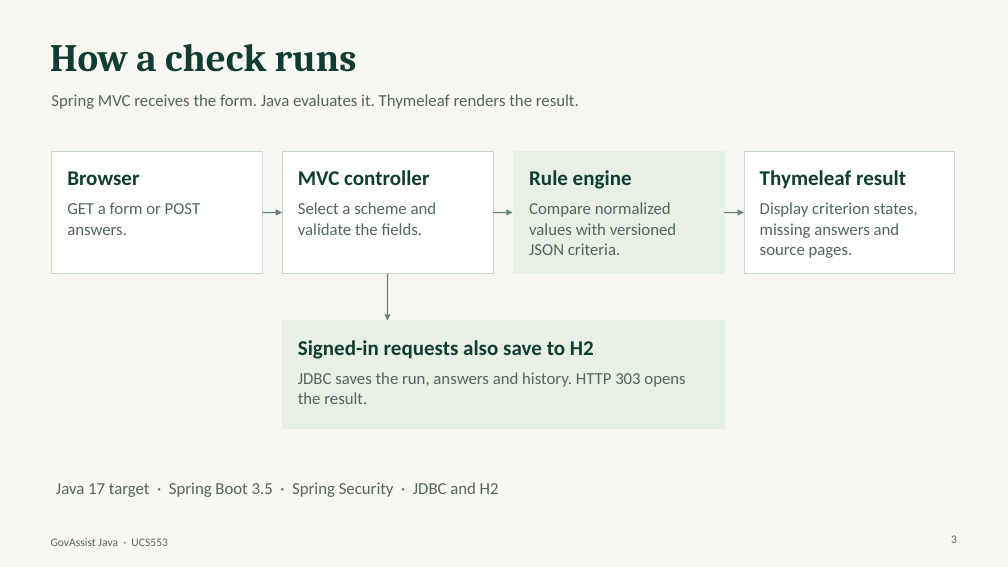
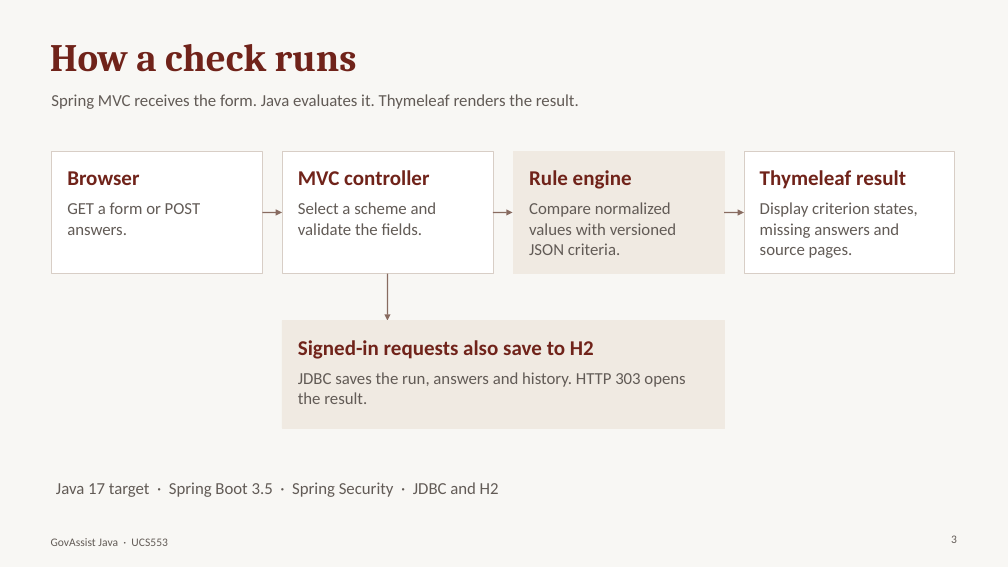
Before and after one commit to Shreyastacky/govassist-java, a slide deck: slide 3 of submission/GovAssist Java Presentation.pptx. Drawn at 1008x567 pixels with LibreOffice and Linux fonts; fonts in the diff are those of the drawing. Boxes give left, top, right and bottom in pixels: in the first picture for what was removed or moved away, otherwise in the second. Text is boxed around its words. In the diff, an @@ line names an element or a change of style, - is before the commit and + after.

Commit message:
Redesign GovAssist Java and add server-rendered Rule Lab

```diff
--- a/submission/GovAssist Java Presentation.pptx
+++ b/submission/GovAssist Java Presentation.pptx
@@ background #F8F7F1 to #F8F7F4 @@
@@ rectangle at (x1=513, y1=151, x2=724, y2=274): fill #E8F0E5 to #F0EAE2; outline #E8F0E5 0.65 pt to #F0EAE2 0.65 pt @@
@@ outline #C9D8CC 0.65 pt to #D8CEC6 0.65 pt in 3 elements at (x1=51, y1=151, x2=262, y2=274), (x1=282, y1=151, x2=493, y2=274), (x1=744, y1=151, x2=955, y2=274) @@
@@ arrow (262, 212) - (282, 212): stroke #688479 1.25 pt to #886B60 1.25 pt @@
@@ arrow (493, 212) - (513, 212): stroke #688479 1.25 pt to #886B60 1.25 pt @@
@@ arrow (724, 212) - (744, 212): stroke #688479 1.25 pt to #886B60 1.25 pt @@
@@ arrow (387, 274) - (387, 321): stroke #688479 1.25 pt to #886B60 1.25 pt @@
@@ rectangle at (x1=282, y1=321, x2=724, y2=428): fill #E8F0E5 to #F0EAE2; outline #E8F0E5 0.65 pt to #F0EAE2 0.65 pt @@
@@ text colour #103D32 to #70231A in 6 elements at (x1=50, y1=44, x2=357, y2=72), (x1=67, y1=171, x2=139, y2=185), (x1=298, y1=170, x2=429, y2=185), (x1=529, y1=170, x2=632, y2=189), (x1=760, y1=170, x2=906, y2=189), (x1=298, y1=340, x2=594, y2=359) @@
@@ text colour #52665C to #625B56 in 8 elements at (x1=51, y1=94, x2=579, y2=109), (x1=67, y1=202, x2=201, y2=235), (x1=298, y1=202, x2=437, y2=235), (x1=529, y1=202, x2=676, y2=255), (x1=760, y1=202, x2=918, y2=258), (x1=298, y1=372, x2=685, y2=404), (x1=56, y1=482, x2=499, y2=497), (x1=51, y1=538, x2=167, y2=546) @@
```
Also in this commit, not shown: 6 other slides changed, 1 slide added, 1 slide removed, 24 other files.
